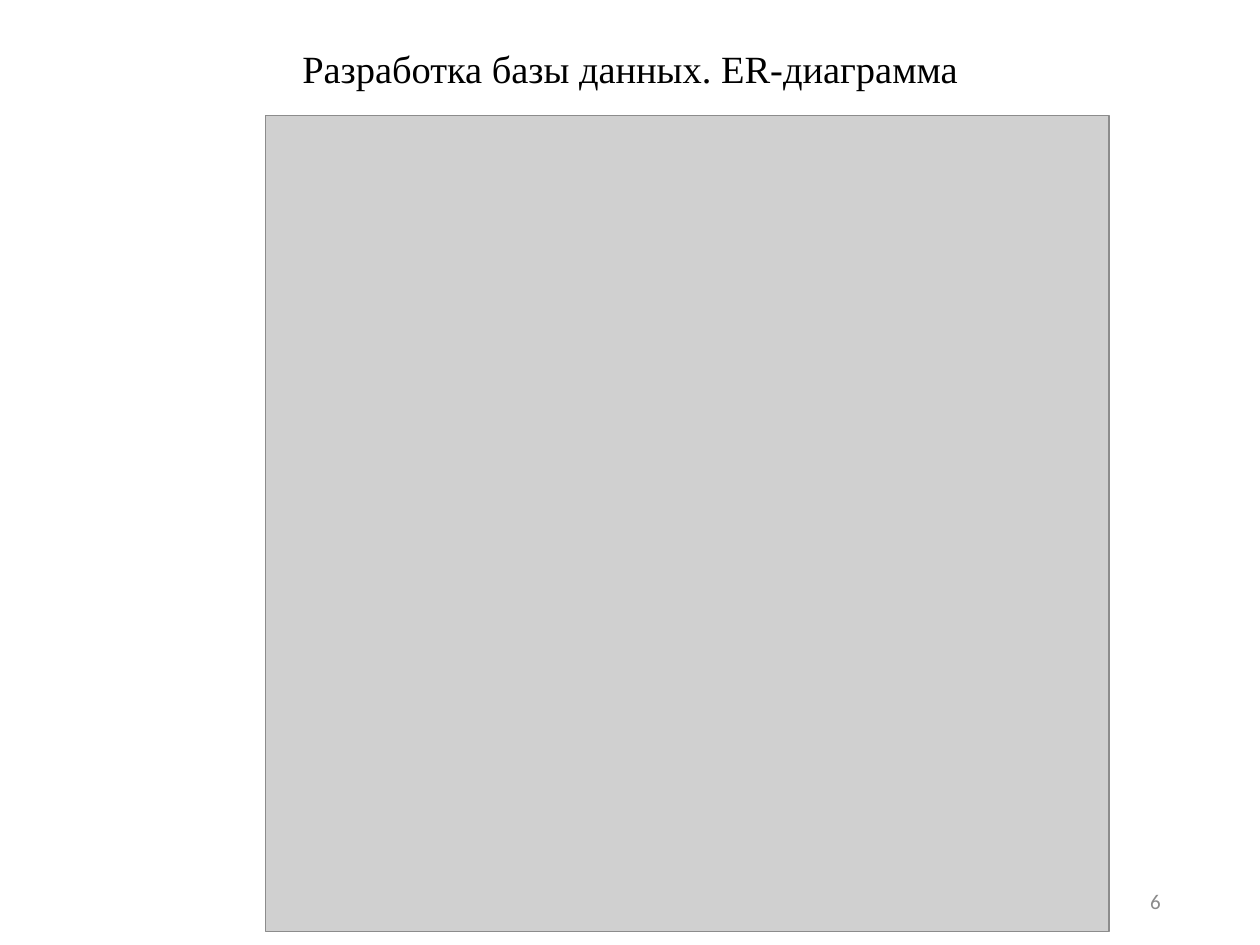
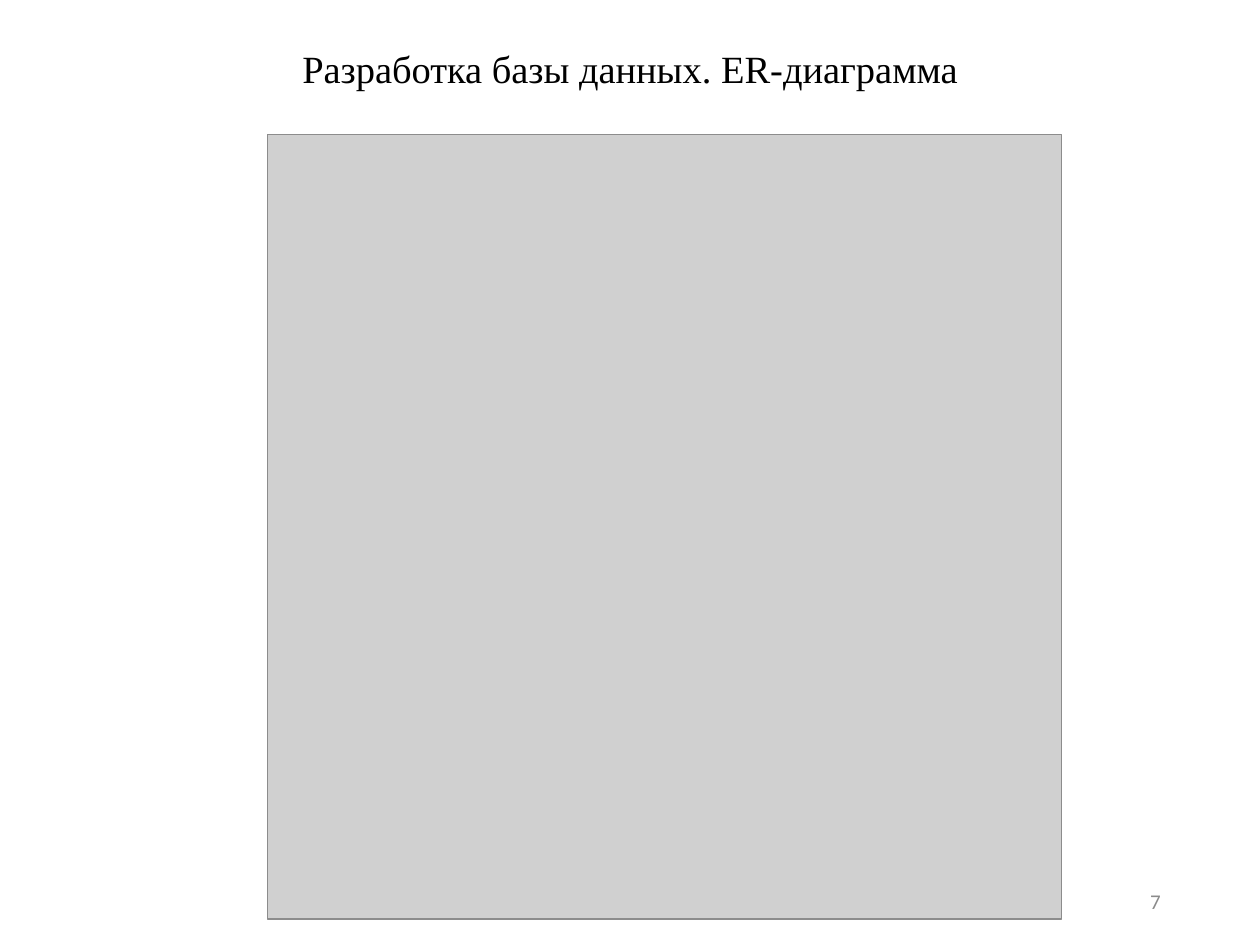
Before and after one commit to LavruhinMax/Diplom, a slide deck: slide 7 of doc/Презентация.pptx (slide 6 before the commit). Drawn at 1260x945 pixels with LibreOffice and Linux fonts; fonts in the diff are those of the drawing; grey boxes stand for pictures. Boxes give left, top, right and bottom in pixels: in the first picture for what was removed or moved away, otherwise in the second. Text is boxed around its words. In the diff, an @@ line names an element or a change of style, - is before the commit and + after.

```diff
--- a/doc/Презентация.pptx
+++ b/doc/Презентация.pptx
@@ picture resized from (x1=266, y1=116, x2=1109, y2=932) to (x1=268, y1=135, x2=1062, y2=920) @@
@@ page number at (x1=1150, y1=895, x2=1161, y2=909): text changed @@
-6
+7
```
Also in this commit, not shown: 4 other slides changed, 5 slides added, 13 other files.
